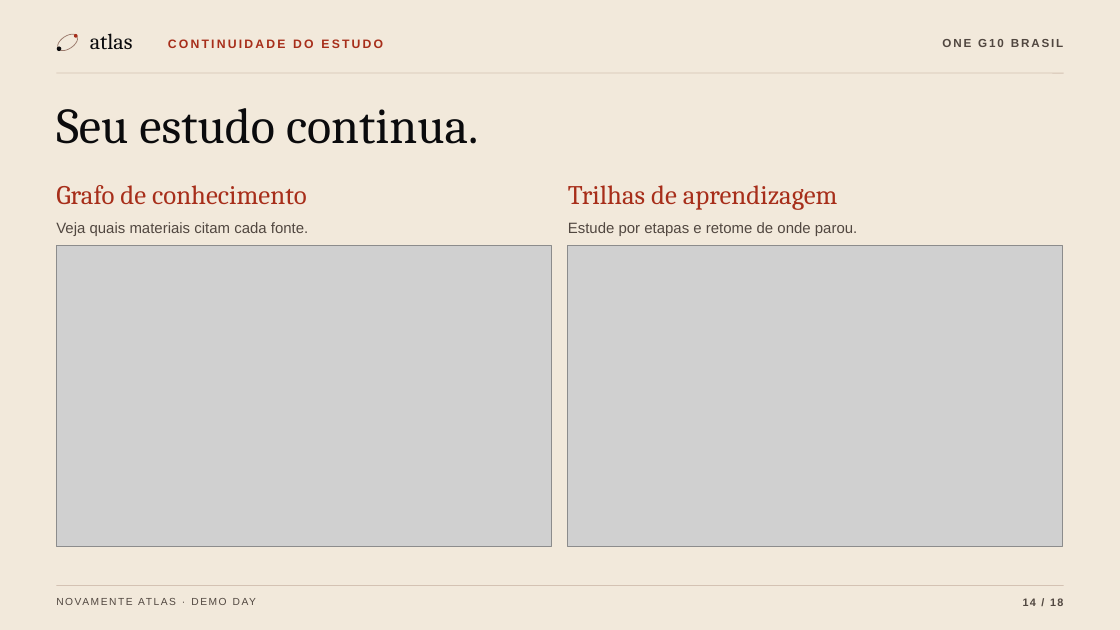
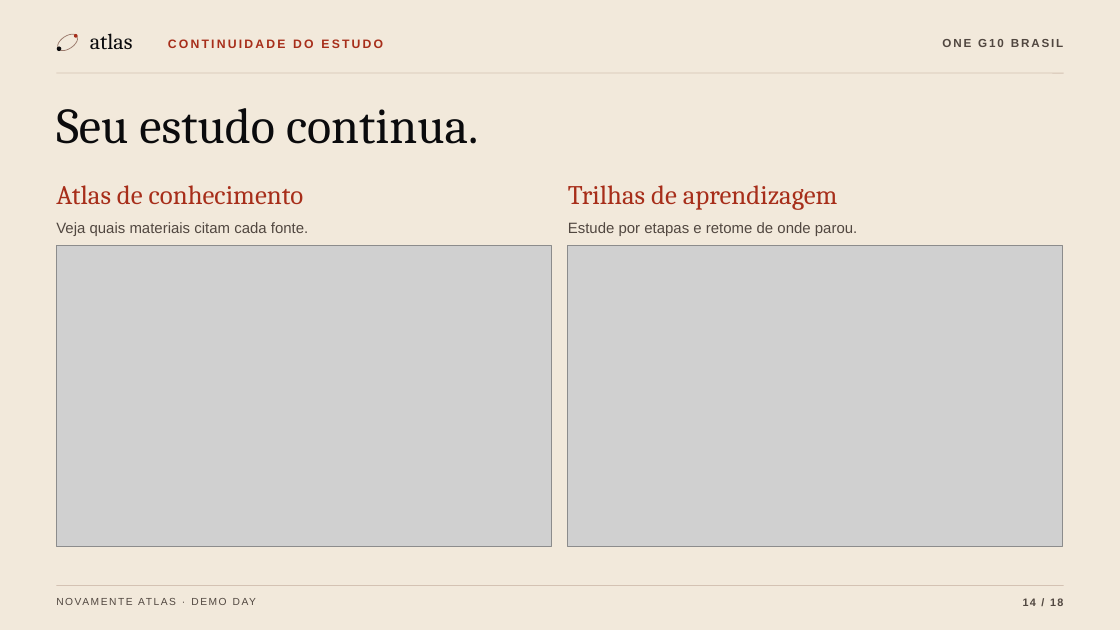
Before and after one commit to Oracle-hackatom-g10-team-4/Nova-mente-Solution, a slide deck: slide 14 of NovaMente-Atlas-Demo-Day-Estudo-e-Treinamento.pptx. Drawn at 1120x630 pixels with LibreOffice and Linux fonts; fonts in the diff are those of the drawing; grey boxes stand for pictures. Boxes give left, top, right and bottom in pixels: in the first picture for what was removed or moved away, otherwise in the second. Text is boxed around its words. In the diff, an @@ line names an element or a change of style, - is before the commit and + after.

```diff
--- a/NovaMente-Atlas-Demo-Day-Estudo-e-Treinamento.pptx
+++ b/NovaMente-Atlas-Demo-Day-Estudo-e-Treinamento.pptx
@@ text at [56, 185, 304, 205]: text changed @@
-Grafo de conhecimento
+Atlas de conhecimento
```
Also in this commit, not shown: 1 other slide changed.
